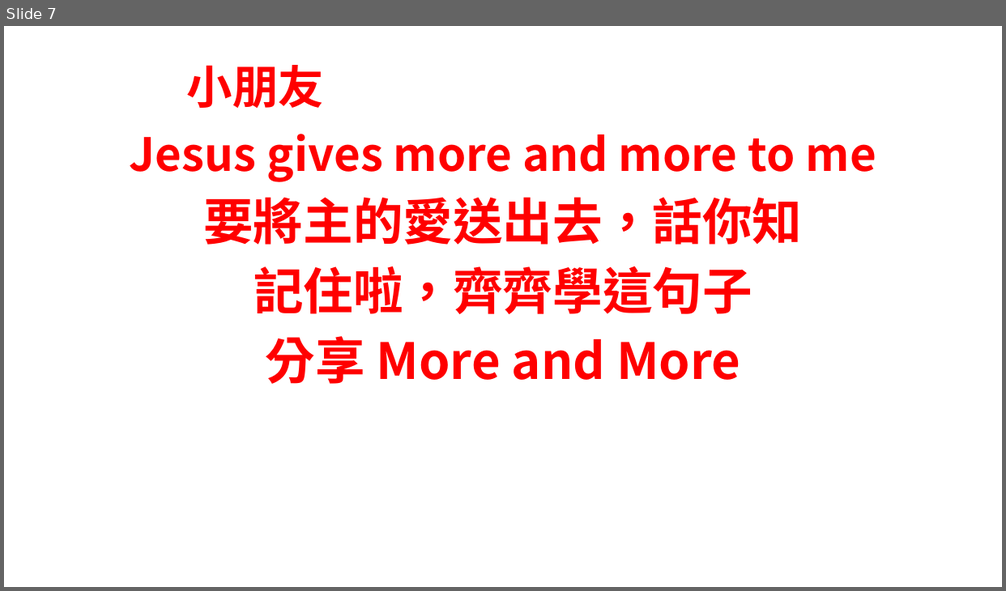
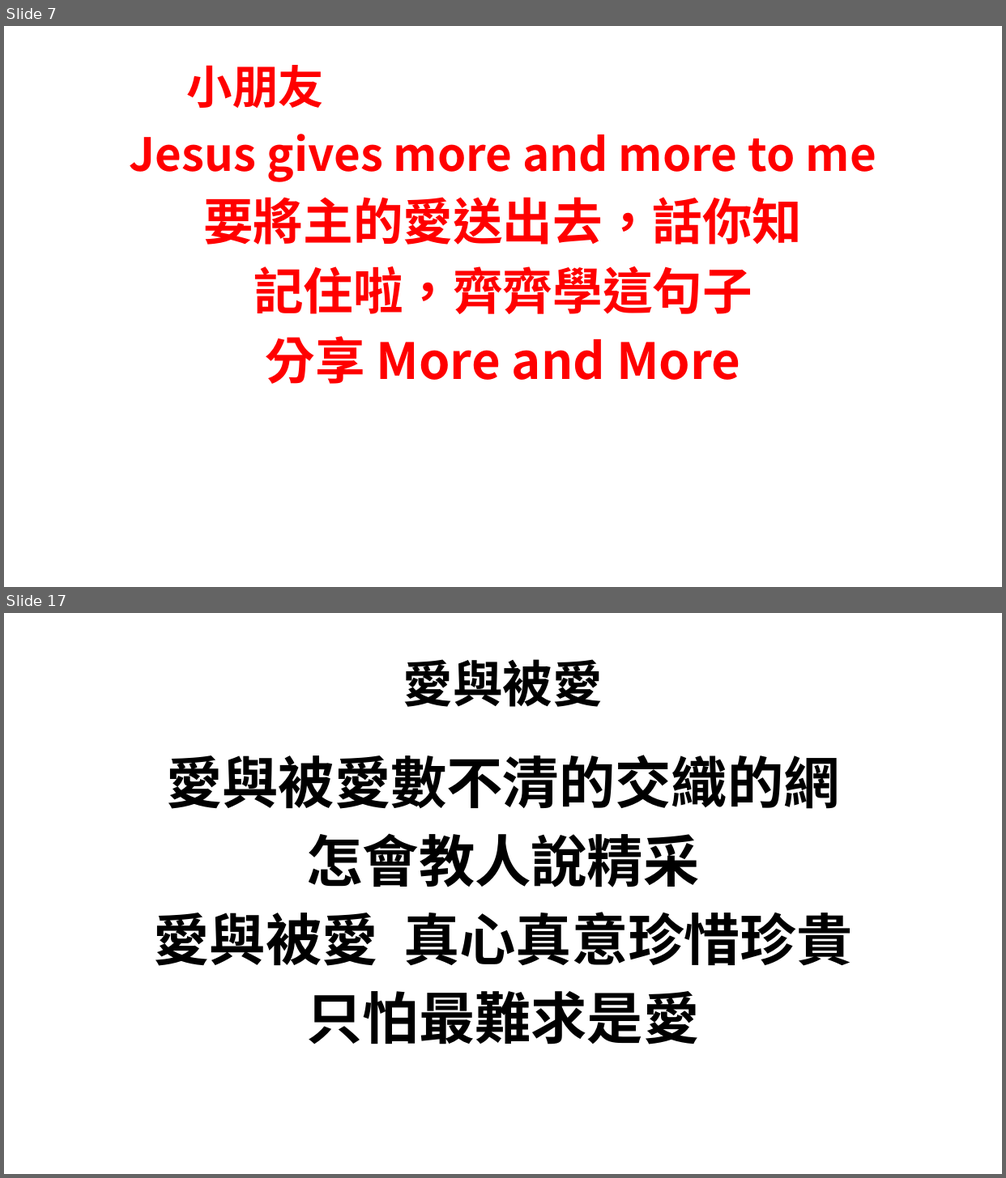
Before and after one commit to batisuoc/bible-school, a slide deck: 2020/11月.pptx. Shown one above the other, each under a label of ours: slide 7 before the commit, slides 7 and 17 after it; the slides between them are not shown. The pictures are 1006x591 and 1006x1178 pixels, drawn with LibreOffice and Linux fonts; fonts in the diff are those of the drawing; background and template pictures are left out. Boxes give left, top, right and bottom in pixels: in the first picture for what was removed or moved away, otherwise in the second. Text is boxed around its words. In the diff, an @@ line names an element or a change of style, - is before the commit and + after.

Commit message:
Update ppts

```diff
--- a/2020/11月.pptx
+++ b/2020/11月.pptx
@@ slide 17 added at bbox=[4, 613, 1002, 1174], background picture (left out) @@
@@ title added at bbox=[403, 659, 603, 707], 48 pt, text #000000, bold @@
+愛與被愛
@@ text added at bbox=[153, 755, 852, 1045], 54 pt, text #000000, bold @@
+愛與被愛數不清的交織的網
+怎會教人說精采
+愛與被愛 真心真意珍惜珍貴
+只怕最難求是愛
```
Also in this commit, not shown: 18 other slides added, 1 other file.
